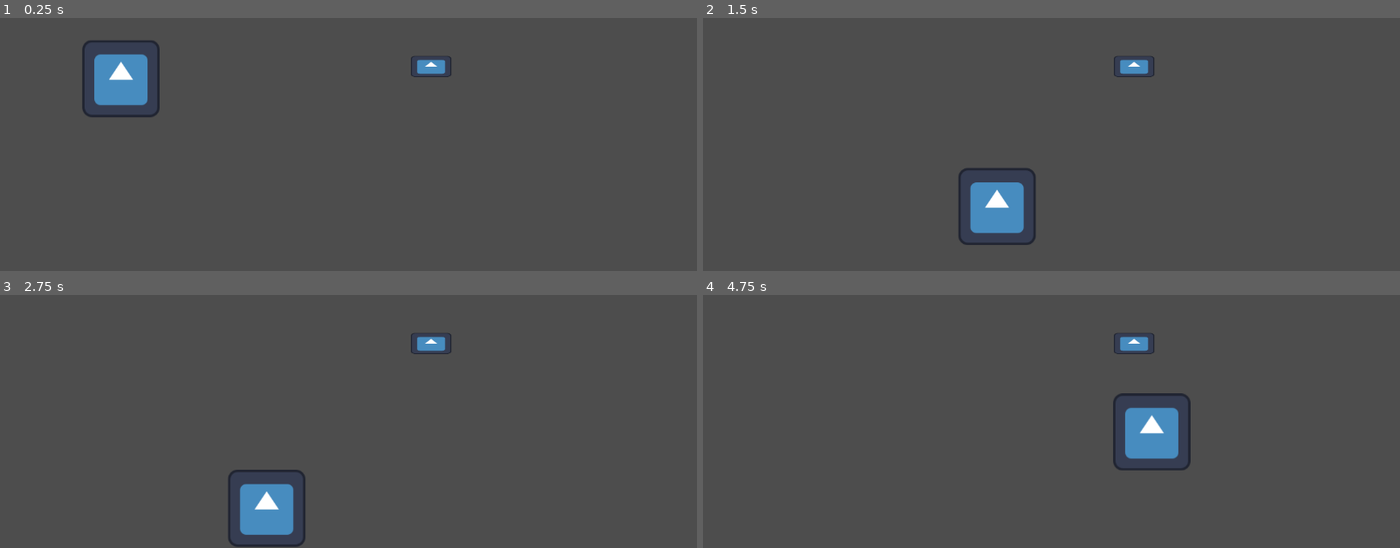
Above: before the commit, frames 1-4 (two rows, left to right).
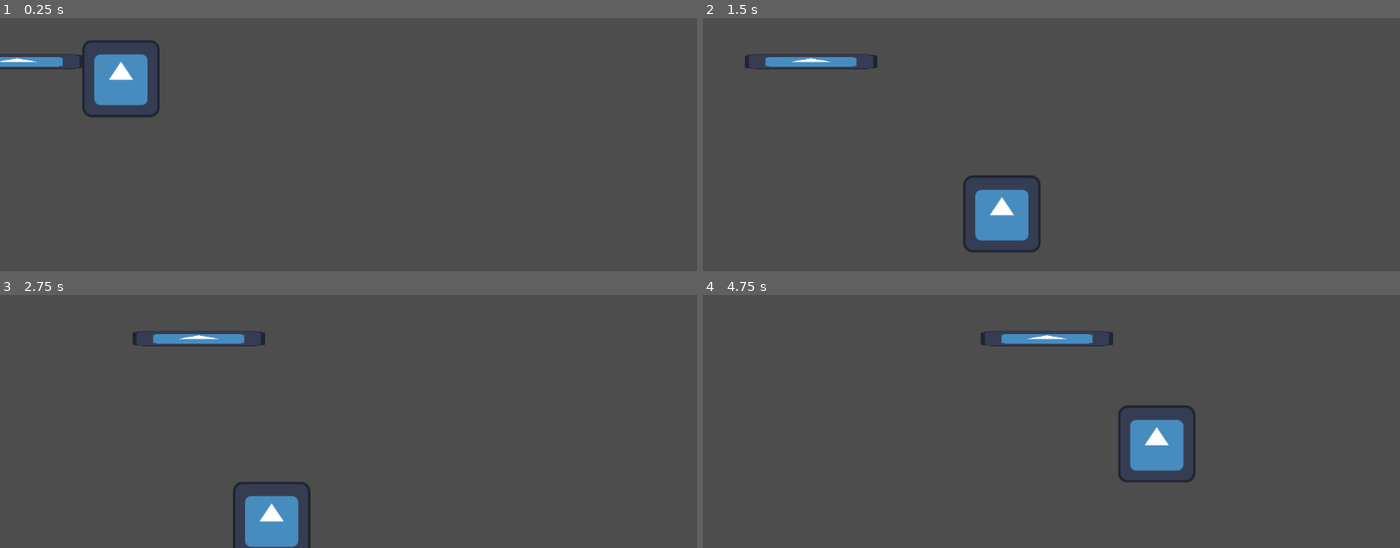
Above: after the commit, the same moments.

Repository: gameruli28-dev/proyecto-pajaro
Game: Godot game, scene res://node_2d.tscn
The game is run twice, just before and just after one commit, with the same random seed, the same clock (stepped at 60 frames per second) and the same inputs. The engine's default icon, where the game draws it, is replaced by a stand-in: a white triangle on a blue panel in a dark square.
Inputs:
- Up to frame 1 (0.25 s): no input
- Up to frame 2 (1.5 s): hold D (mover_derecha) from 0.53 s (still down); tap W (mover_arriba) at 0.77 s
- Up to frame 3 (2.75 s): tap W (mover_arriba) at 1.52 s; release D (mover_derecha) at 2.03 s; hold A (mover_izquierda) from 2.03 s (still down)
- Up to frame 4 (4.75 s): release A (mover_izquierda) at 2.78 s; hold D (mover_derecha) 2.78-4.28 s; tap W (mover_arriba) at 3.02, 3.77, 4.52 s; hold A (mover_izquierda) from 4.28 s (still down)

The runs differ from the first frame. In frame 1, 0.7% of the frame differs, in the area x 0-65%, y 14-24%; in frame 2, 2.6%; in frame 3, 2.8%; in frame 4, 3.0%, in the area x 39-71%, y 14-74%.

Commit message:
PLATAFORMA, PAREDES

Diff:
--- a/area_2d.gd
+++ b/area_2d.gd
@@ -7,5 +7,7 @@
 
 
 # Called every frame. 'delta' is the elapsed time since the previous frame.
-func _process(delta: float) -> void:
+
+
+func _on_area_2d_body_entered():
 	pass
--- a/character_body_2d_2.gd
+++ b/character_body_2d_2.gd
@@ -10,7 +10,7 @@
 func _physics_process(delta: float) -> void:
 	#vertical
 	if is_on_floor() == true:
-		velocity.x -= velocity.x * 0.03
+		velocity.x -= velocity.x * 0.05
 
 	if Input.is_action_just_pressed("mover_arriba"):
 		velocity.y = JUMP_VELOCITY
@@ -36,5 +36,5 @@
 
 
 func _on_area_2d_body_entered(body: Node2D) -> void:
-	print("tung tung tung saur")
+	print ("tung")
 	pass # Replace with function body.
--- a/node_2d.tscn
+++ b/node_2d.tscn
@@ -2,19 +2,20 @@
 
 [ext_resource type="Texture2D" uid="uid://drgwdwhfpb7xe" path="res://icon.svg" id="1_0e48y"]
 [ext_resource type="Script" uid="uid://tinv1ke54cin" path="res://character_body_2d_2.gd" id="1_epypp"]
-[ext_resource type="Script" uid="uid://bd1siin2xnete" path="res://bala.gd" id="3_epypp"]
+[ext_resource type="Script" uid="uid://m8tcq85sod17" path="res://poste.gd" id="3_0hol4"]
 [ext_resource type="Script" uid="uid://j4bmsmjnmwy8" path="res://area_2d.gd" id="4_0hol4"]
 
 [sub_resource type="PhysicsMaterial" id="PhysicsMaterial_0e48y"]
 
 [sub_resource type="RectangleShape2D" id="RectangleShape2D_epypp"]
-size = Vector2(1158, 30)
+size = Vector2(1555, 30)
 
 [sub_resource type="RectangleShape2D" id="RectangleShape2D_0e48y"]
 size = Vector2(120, 120)
 
-[sub_resource type="RectangleShape2D" id="RectangleShape2D_0hol4"]
-size = Vector2(49, 20)
+[sub_resource type="CapsuleShape2D" id="CapsuleShape2D_0hol4"]
+radius = 12.0
+height = 218.0
 
 [node name="Node2D" type="Node2D"]
 
@@ -23,31 +24,46 @@
 physics_material_override = SubResource("PhysicsMaterial_0e48y")
 
 [node name="CollisionShape2D" type="CollisionShape2D" parent="StaticBody2D"]
-position = Vector2(407, 5)
+position = Vector2(436, 25)
+shape = SubResource("RectangleShape2D_epypp")
+
+[node name="CollisionShape2D4" type="CollisionShape2D" parent="StaticBody2D"]
+position = Vector2(435, -804)
+shape = SubResource("RectangleShape2D_epypp")
+
+[node name="CollisionShape2D2" type="CollisionShape2D" parent="StaticBody2D"]
+position = Vector2(1120, -600)
+rotation = 1.5707964
+shape = SubResource("RectangleShape2D_epypp")
+
+[node name="CollisionShape2D3" type="CollisionShape2D" parent="StaticBody2D"]
+position = Vector2(-300, -563)
+rotation = 1.5707964
 shape = SubResource("RectangleShape2D_epypp")
 
 [node name="CharacterBody2D2" type="CharacterBody2D" parent="."]
 script = ExtResource("1_epypp")
 
+[node name="Icon" type="Sprite2D" parent="CharacterBody2D2"]
+texture = ExtResource("1_0e48y")
+
 [node name="colision" type="CollisionShape2D" parent="CharacterBody2D2"]
 shape = SubResource("RectangleShape2D_0e48y")
 
-[node name="Icon" type="Sprite2D" parent="CharacterBody2D2"]
+[node name="poste" type="CharacterBody2D" parent="."]
+script = ExtResource("3_0hol4")
+
+[node name="Area2D" type="Area2D" parent="poste"]
+script = ExtResource("4_0hol4")
+
+[node name="CollisionShape2D" type="CollisionShape2D" parent="poste"]
+position = Vector2(-0.49996948, 0.3125)
+rotation = 1.5707964
+shape = SubResource("CapsuleShape2D_0hol4")
+
+[node name="Icon" type="Sprite2D" parent="poste"]
+position = Vector2(-1.4999084, 1.3125153)
+scale = Vector2(1.7109381, 0.19238283)
 texture = ExtResource("1_0e48y")
 
-[node name="bala" type="CharacterBody2D" parent="."]
-script = ExtResource("3_epypp")
-
-[node name="Area2D" type="Area2D" parent="bala"]
-script = ExtResource("4_0hol4")
-
-[node name="CollisionShape2D" type="CollisionShape2D" parent="bala/Area2D"]
-position = Vector2(710.5, 308)
-shape = SubResource("RectangleShape2D_0hol4")
-
-[node name="Icon" type="Sprite2D" parent="bala/Area2D"]
-position = Vector2(712.5, 308.5)
-scale = Vector2(0.5234376, 0.27343756)
-texture = ExtResource("1_0e48y")
-
-[connection signal="body_entered" from="bala/Area2D" to="CharacterBody2D2" method="_on_area_2d_body_entered"]
+[connection signal="body_entered" from="poste/Area2D" to="CharacterBody2D2" method="_on_area_2d_body_entered"]
--- /dev/null
+++ b/poste.gd
@@ -0,0 +1,19 @@
+extends CharacterBody2D
+
+var MOVIMIENTO = 1
+const SPEED = 300.0
+const JUMP_VELOCITY = -400.0
+func _ready():
+	position.y = randf_range(600, 100)
+
+
+
+func _physics_process(delta: float) -> void:
+	if MOVIMIENTO == 1:
+		MOVIMIENTO = 0
+		for i in range(700):
+			await get_tree().create_timer(0.0).timeout
+			position.x += 2
+		position.y = randf_range(600, 100)
+		position.x = -30
+		MOVIMIENTO = 1
Not shown, added: poste.gd.uid
